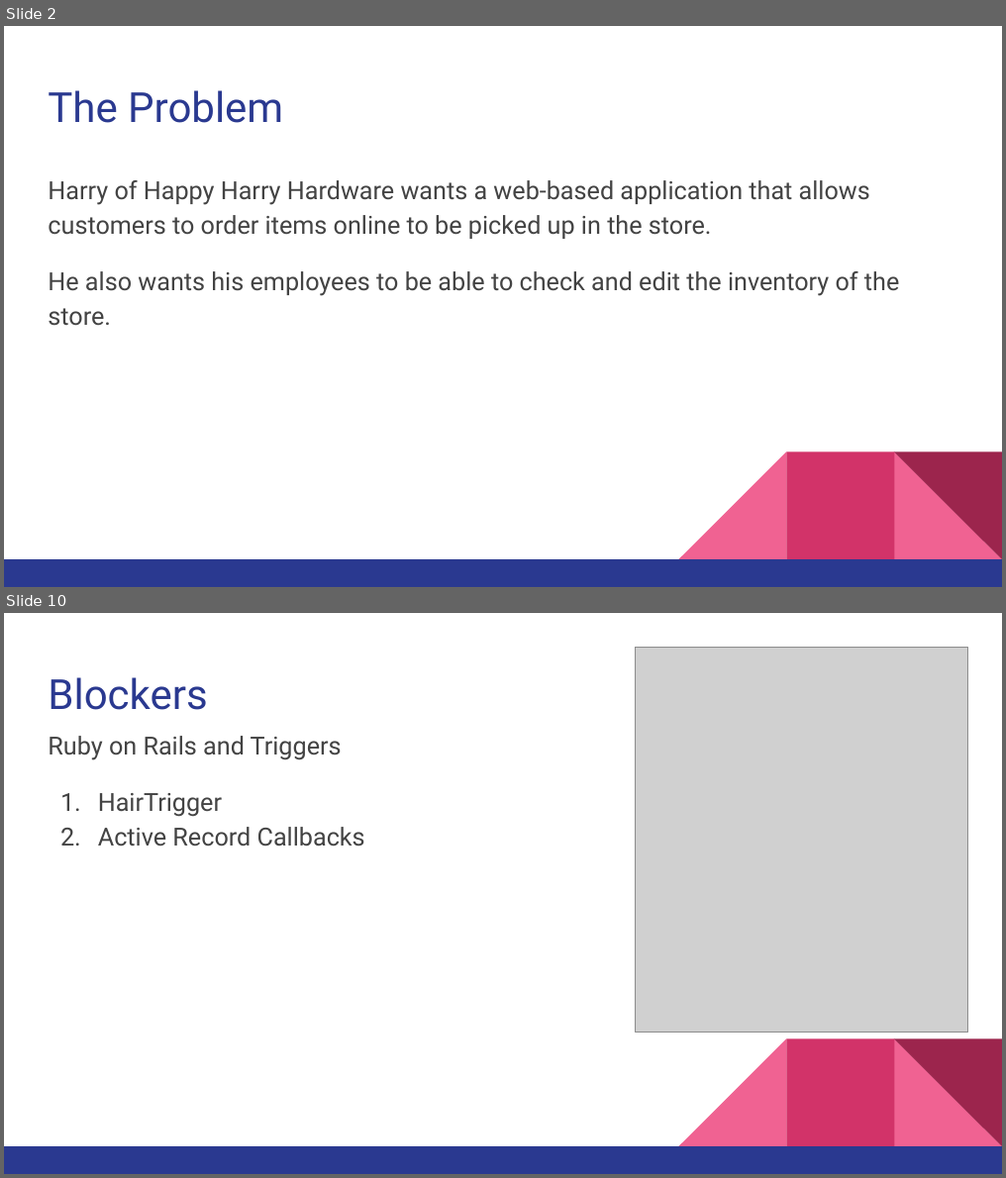
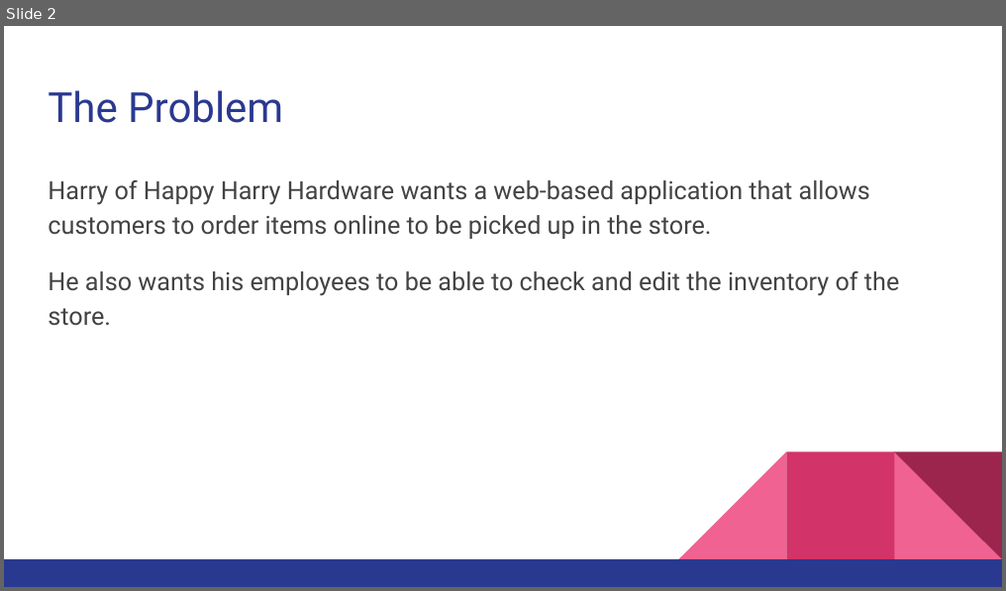
Before and after one commit to Mcowans/HappyHarryHWStore, a slide deck: Presentation.pptx. Shown one above the other, each under a label of ours: slides 2 and 10 before the commit, slide 2 after it; the slides between them are not shown. The pictures are 1006x1178 and 1006x591 pixels, drawn with LibreOffice and Linux fonts; fonts in the diff are those of the drawing; grey boxes stand for pictures. Boxes give left, top, right and bottom in pixels: in the first picture for what was removed or moved away, otherwise in the second. Text is boxed around its words. In the diff, an @@ line names an element or a change of style, - is before the commit and + after.

```diff
--- a/Presentation.pptx
+++ b/Presentation.pptx
@@ slide 10 removed at (x1=4, y1=613, x2=1002, y2=1174), background #FFFFFF; not listed: 5 template elements that a slide beside it also shows @@
@@ picture removed at (x1=636, y1=647, x2=968, y2=1032) @@
@@ title removed at (x1=48, y1=677, x2=207, y2=710) @@
-Blockers
@@ text removed at (x1=48, y1=736, x2=365, y2=847) @@
-Ruby on Rails and Triggers
-1. HairTrigger
-2. Active Record Callbacks
```
Also in this commit, not shown: 11 slides added, 9 other slides removed.
